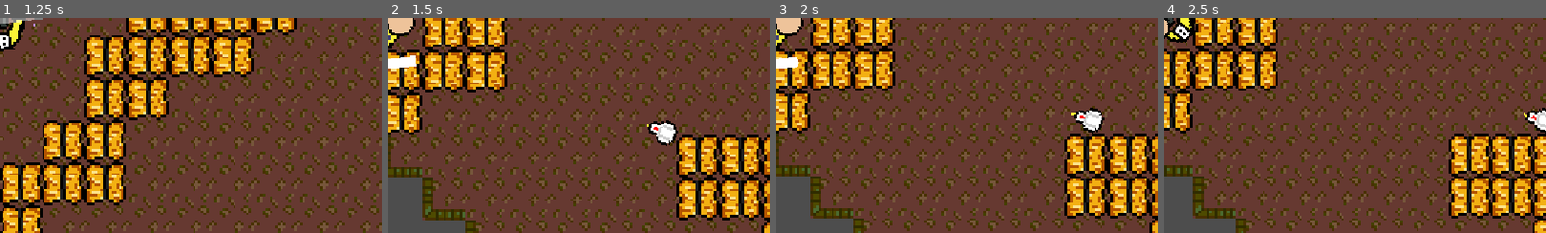
Above: before the commit, frames 1-4 (left to right).
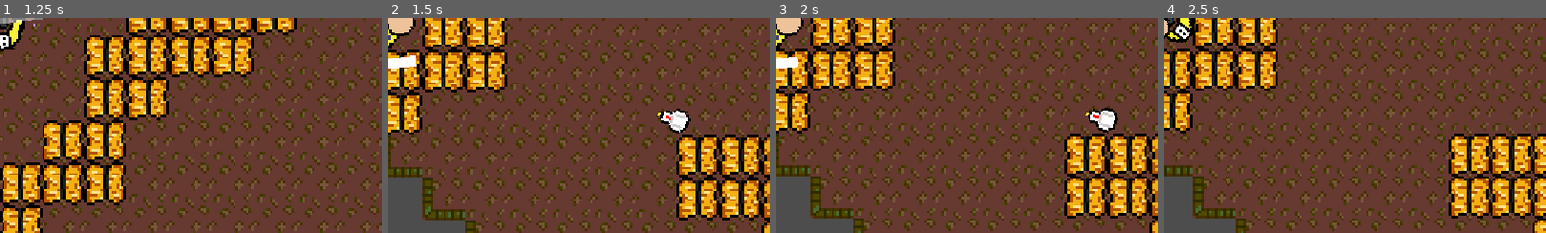
Above: after the commit, the same moments.

Repository: C6-H/BouncyBulletBounce
Game: Godot game, scene res://Scenes/Rooms/circular_shapedroom.tscn
The game is run twice, just before and just after one commit, with the same random seed, the same clock (stepped at 60 frames per second) and the same inputs. This scene is started directly instead of the project's main scene. Sound files missing from this copy of the repository are replaced by a short silence.
Inputs (mouse positions are % of the whole screen's width and height, from its top left):
- Up to frame 1 (1.25 s): tap Enter at 0.5 s; move the mouse to (72, 45) at 0.52 s; press the mouse at (72, 45) at 0.53 s; hold D (Right) from 0.53 s (still down)
- Up to frame 2 (1.5 s): move the mouse to (30, 55) at 1.27 s; release D (Right) at 1.28 s; release the mouse at (30, 55) at 1.28 s; hold S (Down) from 1.28 s (still down); click (30, 55) at 1.35 s
- Up to frame 3 (2 s): keep holding S (Down)
- Up to frame 4 (2.5 s): move the mouse to (60, 28) at 2.02 s; release S (Down) at 2.03 s; press the mouse at (60, 28) at 2.03 s; hold D (Right) from 2.03 s (still down)
The pictures show only the part of the screen within x 50-100%, y 50-100%; the shares and areas given below are measured in that part.

Frame 1 is identical in both runs. In frame 2, 1.1% of the frame differs, in the area x 67-80%, y 42-60%; in frame 3, 0.9%; in frame 4, 0.4%.

Commit message:
dsa
dsa

Diff:
--- a/Scenes/Rooms/circular_shapedroom.tscn
+++ b/Scenes/Rooms/circular_shapedroom.tscn
@@ -7,9 +7,9 @@
 [ext_resource type="PackedScene" uid="uid://dd3ipkork83ik" path="res://Scenes/game_manager.tscn" id="5_y6awn"]
 
 [sub_resource type="NavigationPolygon" id="NavigationPolygon_87mv8"]
-vertices = PackedVector2Array(188.17969, -2.6171875, 189.8125, 35, 117.13281, 106.796875, 116.328125, 105.140625, 109.72656, 39.921875, 111.10156, -4.1015625, -5.5390625, -64.140625, -118.60156, 70.296875, -157.77344, 30.15625, -156.21094, 1.28125, -2.7890625, -156, -2.59375, 189.1875, 8, 151, 36.71875, 151, 35.742188, 187.1875, 32.09375, 190.79688, 69.21094, -61.84375, 31.90625, -156, 8, 102.78125, 62.546875, 45.46875, 18.273438, 34.867188, 34.21875, 18.90625, -66.109375, 124.10156)
-polygons = Array[PackedInt32Array]([PackedInt32Array(0, 1, 2 …(102 unchanged characters)… 6, 6, 10, 17), PackedInt32Array(16, 17, 0, 5), PackedInt32Array(4, 3, 18, 19), PackedInt32Array(20, 21, 19, 18, 22), PackedInt32Array(11, 22, 18, 12)])
-outlines = Array[PackedVector2Array]([PackedVector2Array(-166, -3, -7, -166, 36, -166, 198, -7, 200, 39, 36, 201, -7, 199, -168, 34), PackedVector2Array(101, -1, 64, -52, -1, -54, -112, 78, -76, 120, 11, 28, 34, 5, 66, 35, 100, 31), PackedVector2Array(61, 172, 79, 156, 110, 115, 18, 113, 18, 141, 47, 141, 46, 178)])
+vertices = PackedVector2Array(177.11719, 24.953125, 118.52344, 91.75, 116.84375, 89.22656, 109.72656, 39.921875, 111.10156, -4.1015625, 186.57031, -4.1875, -5.5390625, -64.140625, -118.60156, 70.296875, -157.77344, 30.15625, -156.21094, 1.28125, -2.7890625, -156, -2.59375, 189.1875, 8, 151, 36.71875, 151, 35.773438, 186.09375, 31.648438, 190.78125, 69.21094, -61.84375, 31.90625, -156, 8, 104.28906, 62.546875, 45.46875, 18.273438, 34.867188, 34.21875, 18.90625, -66.109375, 124.10156)
+polygons = Array[PackedInt32Array]([PackedInt32Array(0, 1, 2 …(102 unchanged characters)… 6, 6, 10, 17), PackedInt32Array(16, 17, 5, 4), PackedInt32Array(3, 2, 18, 19), PackedInt32Array(20, 21, 19, 18, 22), PackedInt32Array(11, 22, 18, 12)])
+outlines = Array[PackedVector2Array]([PackedVector2Array(-166, -3, -7, -166, 36, -166, 198, -7, 186, 30, 36, 201, -7, 199, -168, 34), PackedVector2Array(101, -1, 64, -52, -1, -54, -112, 78, -76, 120, 11, 28, 34, 5, 66, 35, 100, 31), PackedVector2Array(61, 172, 79, 156, 112, 100, 18, 113, 18, 141, 47, 141, 46, 178)])
 
 [node name="platform" type="Node2D" unique_id=799744876]
 
Not shown, added: Assets/gun shooting sound.mp3.import
Not shown, added: Assets/player_dying.mp3.import
